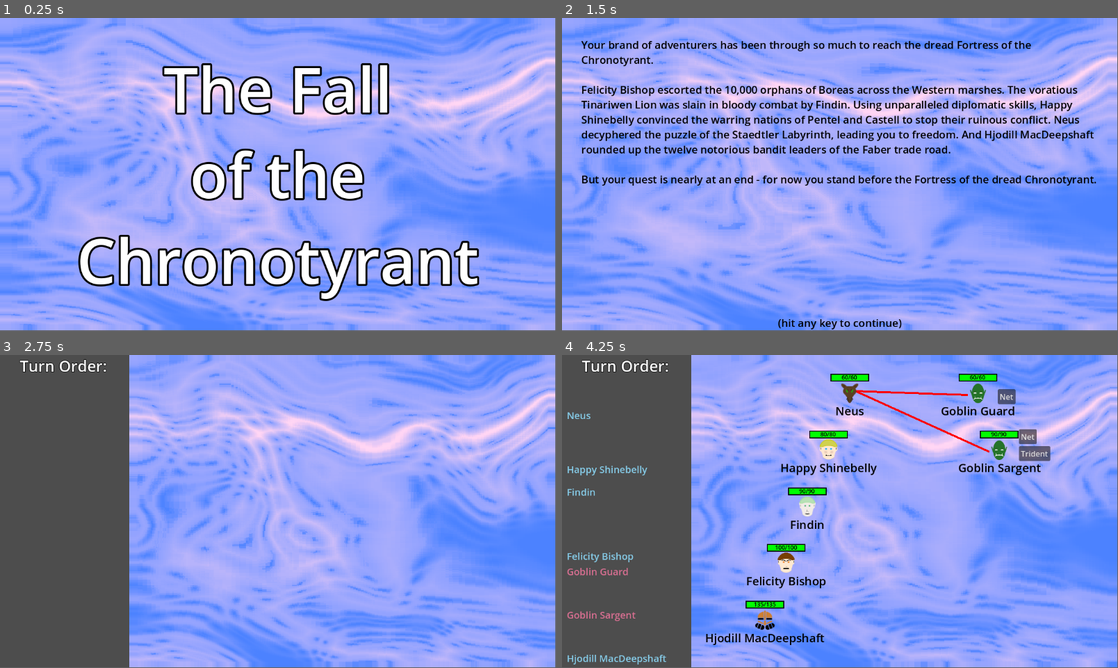
Above: before the commit, frames 1-4 (two rows, left to right).
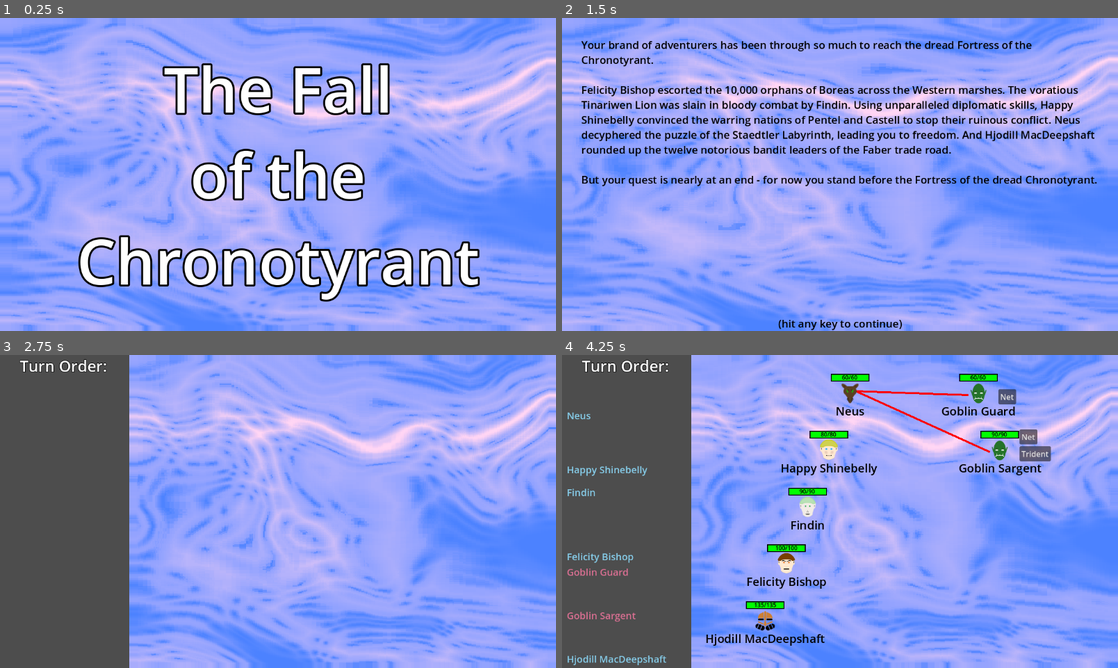
Above: after the commit, the same moments.

Repository: Habidakus/wild-jam-78-erase
Game: Godot game, scene res://Scenes/main.tscn
The game is run twice, just before and just after one commit, with the same random seed, the same clock (stepped at 60 frames per second) and the same inputs. The engine's default icon, where the game draws it, is replaced by a stand-in: a white triangle on a blue panel in a dark square.
Inputs (mouse positions are in pixels of both pictures, inside the frame that each line leads up to):
- Up to frame 1 (0.25 s): no input
- Up to frame 2 (1.5 s): tap Enter at 0.5 s; move the mouse to (962, 158) at 0.52 s; click (962, 158) at 0.67 s; click "Play" at 1.25 s
- Up to frame 3 (2.75 s): tap Enter at 2 s; move the mouse to (166, 527) at 2.02 s; click (166, 527) at 2.17 s
- Up to frame 4 (4.25 s): move the mouse to (895, 442) at 2.77 s; click (895, 442) at 2.92 s; tap Enter at 3.5 s; move the mouse to (812, 574) at 3.52 s; click (812, 574) at 3.67 s
In our replay, the window is 799x449 before the commit and 800x450 after it. These sizes can differ from the game's own. Grey fills any space a smaller window leaves; there, only what the larger window draws over its background counts as a difference.

The runs differ from the first frame. In frame 1, 4.9% of the frame differs, in the area x 0-100%, y 0-100%; in frame 2, 7.2%; in frame 3, 0.6%; in frame 4, 3.7%.
Error before the commit: Assertion failed. (res://Scripts/unit_stats.gd:351)

Commit message:
Added export configuration

Diff:
--- a/Scenes/main.tscn
+++ b/Scenes/main.tscn
@@ -197,7 +197,6 @@
 initial_state = NodePath("Splash")
 
 [node name="Splash" type="Control" parent="OverStateMachine" node_paths=PackedStringArray("next_state")]
-visible = false
 layout_mode = 3
 anchors_preset = 15
 anchor_right = 1.0
@@ -275,6 +274,7 @@
 text = "Play"
 
 [node name="Game" type="Control" parent="OverStateMachine"]
+visible = false
 layout_mode = 3
 anchors_preset = 15
 anchor_right = 1.0
@@ -474,6 +474,7 @@
 script = ExtResource("9_8hvbj")
 
 [node name="BossBattle" type="Control" parent="OverStateMachine/Game/GameStateMachine"]
+visible = false
 layout_mode = 3
 anchors_preset = 15
 anchor_right = 1.0
--- a/Scripts/unit_stats.gd
+++ b/Scripts/unit_stats.gd
@@ -348,7 +348,7 @@
 		icon = _occupation.get_icon()
 	elif _equipment.has_icon():
 		icon = _equipment.get_icon()
-	assert(attacks.filter(func(a : AttackStats) : return a.single_use).size() < 2)
+	#assert(attacks.filter(func(a : AttackStats) : return a.single_use).size() < 2)
 
 func clear_cooldowns() -> void:
 	cooldown_id = -1
--- a/project.godot
+++ b/project.godot
@@ -15,6 +15,10 @@
 config/features=PackedStringArray("4.3", "GL Compatibility")
 config/icon="res://icon.svg"
 
+[display]
+
+window/stretch/mode="viewport"
+
 [editor_plugins]
 
 enabled=PackedStringArray("res://addons/minmaxcalculator/plugin.cfg", "res://addons/statemachine/plugin.cfg")
Not shown, added: export_presets.cfg
Not shown, changed: todo.txt
